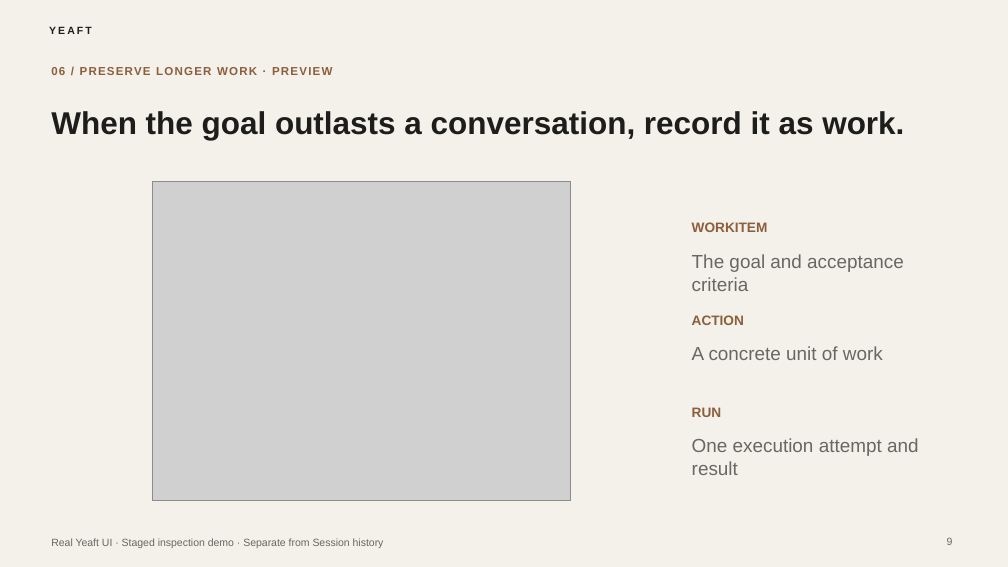
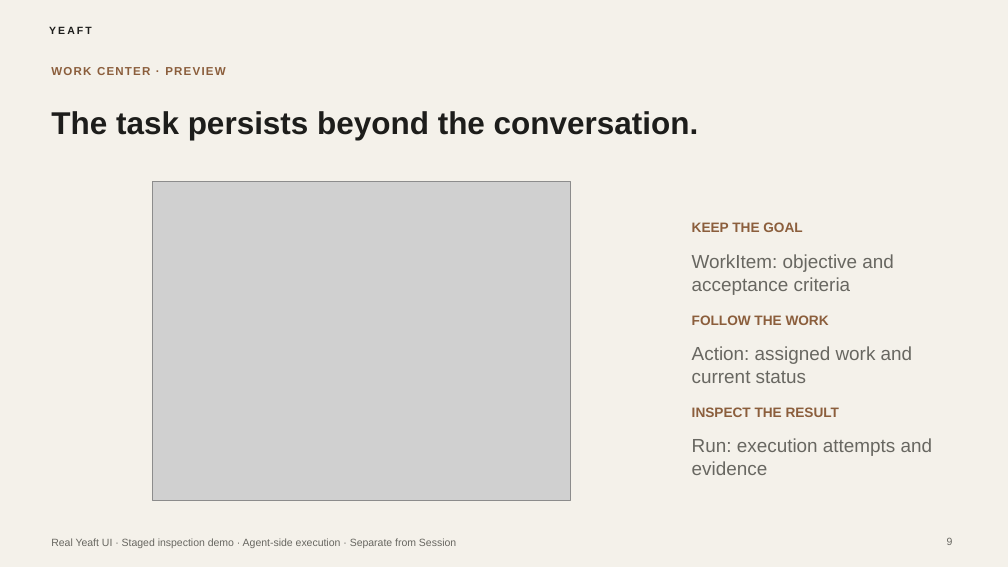
Before and after one commit to yeaft/claude-web-chat, a slide deck: slide 9 of artifacts/showcase/yeaft-editorial-minimal.pptx. Drawn at 1008x567 pixels with LibreOffice and Linux fonts; fonts in the diff are those of the drawing; grey boxes stand for pictures. Boxes give left, top, right and bottom in pixels: in the first picture for what was removed or moved away, otherwise in the second. Text is boxed around its words. In the diff, an @@ line names an element or a change of style, - is before the commit and + after.

Commit message:
docs: lead showcase with cross-device AI teams and task automation

```diff
--- a/artifacts/showcase/yeaft-editorial-minimal.pptx
+++ b/artifacts/showcase/yeaft-editorial-minimal.pptx
@@ text at bbox=[51, 67, 225, 75]: text changed @@
-06 / PRESERVE LONGER WORK · PREVIEW
+WORK CENTER · PREVIEW
@@ text at bbox=[51, 111, 699, 140]: text changed @@
-When the goal outlasts a conversation, record it as work.
+The task persists beyond the conversation.
@@ text at bbox=[692, 222, 802, 232]: text changed @@
-WORKITEM
+KEEP THE GOAL
@@ text at bbox=[692, 254, 894, 295]: text changed @@
-The goal and acceptance criteria
+WorkItem: objective and acceptance criteria
@@ text at bbox=[692, 315, 829, 325]: text changed @@
-ACTION
+FOLLOW THE WORK
@@ text at bbox=[692, 346, 913, 383]: text changed @@
-A concrete unit of work
+Action: assigned work and current status
@@ text at bbox=[692, 407, 839, 417]: text changed @@
-RUN
+INSPECT THE RESULT
@@ text at bbox=[692, 438, 933, 475]: text changed @@
-One execution attempt and result
+Run: execution attempts and evidence
@@ text at bbox=[51, 538, 456, 548]: text changed @@
-Real Yeaft UI · Staged inspection demo · Separate from Session history
+Real Yeaft UI · Staged inspection demo · Agent-side execution · Separate from Session
```
Also in this commit, not shown: 7 other slides changed, 4 slides added, 4 slides removed, 12 other files.
